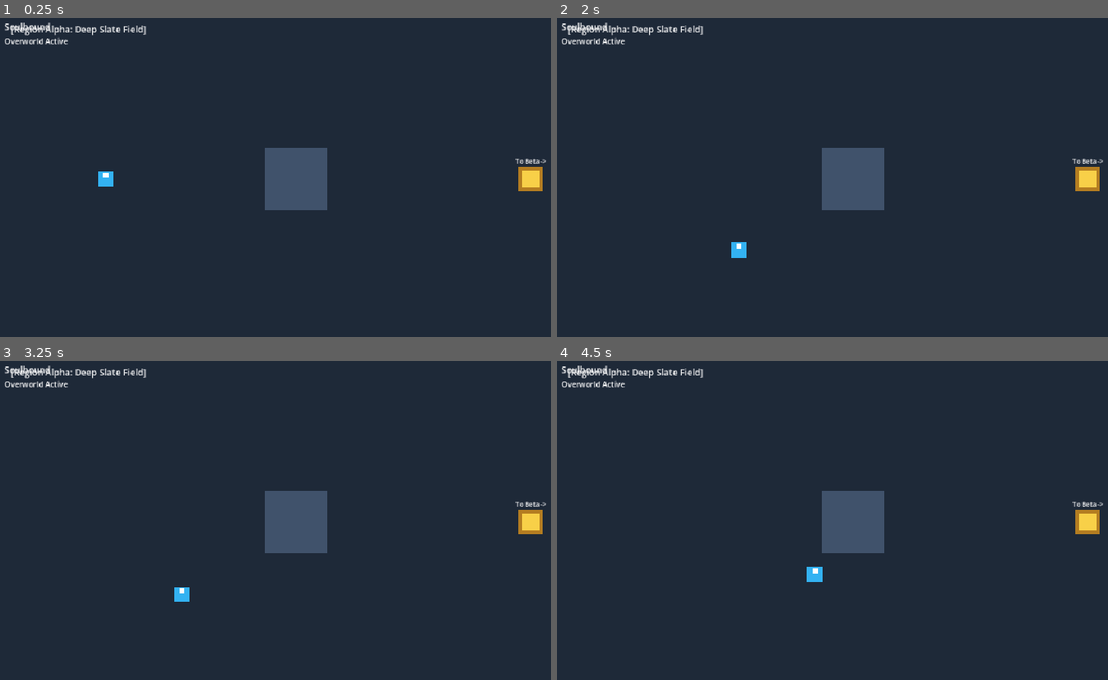
Above: before the commit, frames 1-4 (two rows, left to right).
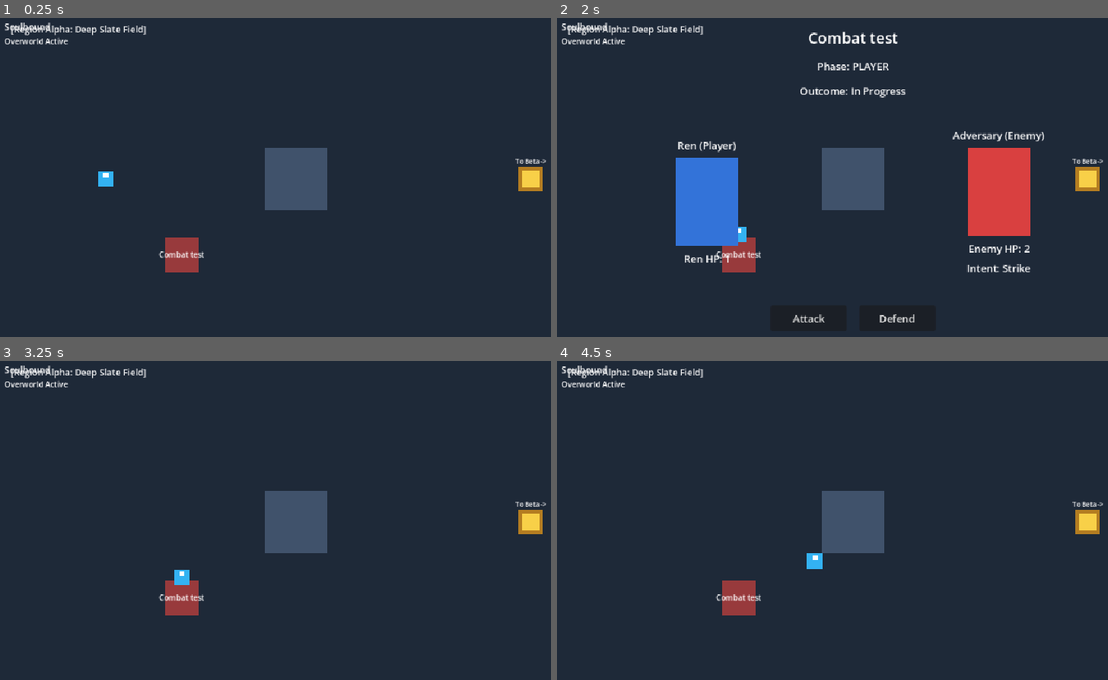
Above: after the commit, the same moments.

Repository: 5gcrg/Soulbound-Overworld
Game: Godot game, scene res://scenes/main/game_root.tscn
The game is run twice, just before and just after one commit, with the same random seed, the same clock (stepped at 60 frames per second) and the same inputs.
Inputs (mouse positions are in pixels of both pictures, inside the frame that each line leads up to):
- Up to frame 1 (0.25 s): no input
- Up to frame 2 (2 s): tap Enter at 0.5 s; hold Right (move_right) 0.53-1.28 s; hold Down (move_down) from 1.28 s (still down)
- Up to frame 3 (3.25 s): release Down (move_down) at 2 s; click (253, 660) at 2 s, where only the run after the commit has a clickable "Attack"; click (297, 660) at 2.75 s, where only the run after the commit has a clickable "Continue"
- Up to frame 4 (4.5 s): tap Space at 3.5 s; hold Right (move_right) 3.53-4.28 s; hold Up (move_up) from 4.28 s (still down)

The runs differ from the first frame. In frame 1, 0.7% of the frame differs, in the area x 28-38%, y 68-80%; in frame 2, 8.7%, in the area x 21-89%, y 4-96%; in frame 3, 0.8%; in frame 4, 0.9%.

Commit message:
Implement SBL-W3-001 simple combat fixture

Diff:
--- /dev/null
+++ b/scenes/combat/battle_fixture.gd
@@ -0,0 +1,103 @@
+class_name BattleFixture
+extends Control
+
+signal continued
+
+enum Phase {
+	PLAYER,
+	ENEMY,
+	VICTORY,
+	DEFEAT,
+}
+
+var phase: Phase = Phase.PLAYER
+var ren_pips: int = 1
+var enemy_pips: int = 2
+var enemy_intent: StringName = &"Strike"
+var last_player_action: StringName = &""
+var _continued_emitted: bool = false
+
+@onready var title_label: Label = $VBoxContainer/TitleLabel
+@onready var status_label: Label = $VBoxContainer/StatusLabel
+@onready var outcome_label: Label = $VBoxContainer/OutcomeLabel
+@onready var ren_pips_label: Label = $VBoxContainer/HBoxContainer/RenPanel/RenPips
+@onready var enemy_pips_label: Label = $VBoxContainer/HBoxContainer/EnemyPanel/EnemyPips
+@onready var enemy_intent_label: Label = $VBoxContainer/HBoxContainer/EnemyPanel/EnemyIntent
+@onready var attack_button: Button = $VBoxContainer/Actions/AttackButton
+@onready var defend_button: Button = $VBoxContainer/Actions/DefendButton
+@onready var continue_button: Button = $VBoxContainer/ContinueButton
+
+func _ready() -> void:
+	attack_button.pressed.connect(func() -> void: request_action(&"attack"))
+	defend_button.pressed.connect(func() -> void: request_action(&"defend"))
+	continue_button.pressed.connect(_on_continue_pressed)
+	_update_ui()
+
+func request_action(action: StringName) -> bool:
+	if phase != Phase.PLAYER:
+		return false
+	if action != &"attack" and action != &"defend":
+		return false
+
+	last_player_action = action
+	phase = Phase.ENEMY
+
+	if action == &"attack":
+		enemy_pips -= 1
+		if enemy_pips <= 0:
+			enemy_pips = 0
+			phase = Phase.VICTORY
+			_update_ui()
+			return true
+
+	_update_ui()
+	_resolve_enemy_turn.call_deferred()
+	return true
+
+func _resolve_enemy_turn() -> void:
+	if phase != Phase.ENEMY:
+		return
+
+	if enemy_intent == &"Strike":
+		if last_player_action != &"defend":
+			ren_pips -= 1
+			if ren_pips <= 0:
+				ren_pips = 0
+				phase = Phase.DEFEAT
+				_update_ui()
+				return
+	# Recover is harmless to the player
+
+	enemy_intent = &"Recover" if enemy_intent == &"Strike" else &"Strike"
+	phase = Phase.PLAYER
+	_update_ui()
+
+func _on_continue_pressed() -> void:
+	if _continued_emitted or (phase != Phase.VICTORY and phase != Phase.DEFEAT):
+		return
+	_continued_emitted = true
+	continued.emit()
+
+func _update_ui() -> void:
+	if not is_node_ready():
+		return
+
+	ren_pips_label.text = "Ren HP: %d" % ren_pips
+	enemy_pips_label.text = "Enemy HP: %d" % enemy_pips
+	enemy_intent_label.text = "Intent: %s" % enemy_intent
+	status_label.text = "Phase: %s" % Phase.keys()[phase]
+
+	var is_player: bool = (phase == Phase.PLAYER)
+	var is_terminal: bool = (phase == Phase.VICTORY or phase == Phase.DEFEAT)
+
+	attack_button.disabled = not is_player
+	defend_button.disabled = not is_player
+	continue_button.visible = is_terminal
+	continue_button.disabled = not is_terminal or _continued_emitted
+
+	if phase == Phase.VICTORY:
+		outcome_label.text = "Outcome: VICTORY"
+	elif phase == Phase.DEFEAT:
+		outcome_label.text = "Outcome: DEFEAT"
+	else:
+		outcome_label.text = "Outcome: In Progress"
--- /dev/null
+++ b/scenes/combat/battle_fixture.tscn
@@ -0,0 +1,118 @@
+[gd_scene load_steps=2 format=3 uid="uid://d3u7vxr4k1q9a"]
+
+[ext_resource type="Script" path="res://scenes/combat/battle_fixture.gd" id="1_battle"]
+
+[node name="BattleFixture" type="Control"]
+layout_mode = 3
+anchors_preset = 15
+anchor_right = 1.0
+anchor_bottom = 1.0
+grow_horizontal = 2
+grow_vertical = 2
+script = ExtResource("1_battle")
+
+[node name="VBoxContainer" type="VBoxContainer" parent="."]
+layout_mode = 1
+anchors_preset = 15
+anchor_right = 1.0
+anchor_bottom = 1.0
+offset_left = 40.0
+offset_top = 30.0
+offset_right = -40.0
+offset_bottom = -30.0
+grow_horizontal = 2
+grow_vertical = 2
+theme_override_constants/separation = 16
+
+[node name="TitleLabel" type="Label" parent="VBoxContainer"]
+layout_mode = 2
+theme_override_font_sizes/font_size = 24
+text = "Combat test"
+horizontal_alignment = 1
+
+[node name="StatusLabel" type="Label" parent="VBoxContainer"]
+layout_mode = 2
+text = "Phase: PLAYER"
+horizontal_alignment = 1
+
+[node name="OutcomeLabel" type="Label" parent="VBoxContainer"]
+layout_mode = 2
+text = "Outcome: In Progress"
+horizontal_alignment = 1
+
+[node name="HBoxContainer" type="HBoxContainer" parent="VBoxContainer"]
+layout_mode = 2
+size_flags_vertical = 3
+theme_override_constants/separation = 40
+alignment = 1
+
+[node name="RenPanel" type="VBoxContainer" parent="VBoxContainer/HBoxContainer"]
+layout_mode = 2
+size_flags_horizontal = 3
+theme_override_constants/separation = 8
+alignment = 1
+
+[node name="RenName" type="Label" parent="VBoxContainer/HBoxContainer/RenPanel"]
+layout_mode = 2
+text = "Ren (Player)"
+horizontal_alignment = 1
+
+[node name="RenSilhouette" type="ColorRect" parent="VBoxContainer/HBoxContainer/RenPanel"]
+custom_minimum_size = Vector2(100, 140)
+layout_mode = 2
+size_flags_horizontal = 4
+color = Color(0.2, 0.45, 0.85, 1)
+
+[node name="RenPips" type="Label" parent="VBoxContainer/HBoxContainer/RenPanel"]
+layout_mode = 2
+text = "Ren HP: 1"
+horizontal_alignment = 1
+
+[node name="EnemyPanel" type="VBoxContainer" parent="VBoxContainer/HBoxContainer"]
+layout_mode = 2
+size_flags_horizontal = 3
+theme_override_constants/separation = 8
+alignment = 1
+
+[node name="EnemyName" type="Label" parent="VBoxContainer/HBoxContainer/EnemyPanel"]
+layout_mode = 2
+text = "Adversary (Enemy)"
+horizontal_alignment = 1
+
+[node name="EnemySilhouette" type="ColorRect" parent="VBoxContainer/HBoxContainer/EnemyPanel"]
+custom_minimum_size = Vector2(100, 140)
+layout_mode = 2
+size_flags_horizontal = 4
+color = Color(0.85, 0.25, 0.25, 1)
+
+[node name="EnemyPips" type="Label" parent="VBoxContainer/HBoxContainer/EnemyPanel"]
+layout_mode = 2
+text = "Enemy HP: 2"
+horizontal_alignment = 1
+
+[node name="EnemyIntent" type="Label" parent="VBoxContainer/HBoxContainer/EnemyPanel"]
+layout_mode = 2
+text = "Intent: Strike"
+horizontal_alignment = 1
+
+[node name="Actions" type="HBoxContainer" parent="VBoxContainer"]
+layout_mode = 2
+theme_override_constants/separation = 20
+alignment = 1
+
+[node name="AttackButton" type="Button" parent="VBoxContainer/Actions"]
+custom_minimum_size = Vector2(120, 40)
+layout_mode = 2
+text = "Attack"
+
+[node name="DefendButton" type="Button" parent="VBoxContainer/Actions"]
+custom_minimum_size = Vector2(120, 40)
+layout_mode = 2
+text = "Defend"
+
+[node name="ContinueButton" type="Button" parent="VBoxContainer"]
+visible = false
+custom_minimum_size = Vector2(160, 40)
+layout_mode = 2
+size_flags_horizontal = 4
+text = "Continue"
--- a/scenes/main/game_root.gd
+++ b/scenes/main/game_root.gd
@@ -3,12 +3,19 @@
 const EXPECTED_BOOTSTRAP_STAGE: String = "Overworld Active"
 const DEFAULT_START_REGION: String = "test_region_alpha"
 const DEFAULT_START_SPAWN: String = "default"
+const BATTLE_FIXTURE_SCENE: PackedScene = preload("res://scenes/combat/battle_fixture.tscn")
+const EXPECTED_ENCOUNTER_ID: StringName = &"combat_alpha_fixture"
+
+var _battle: Control = null
+var _battle_pending: bool = false
+var _previous_input_frozen: bool = false
 
 @onready var world_container: Node2D = $WorldContainer
 @onready var player: PlayerCharacter = $Player
 @onready var world_router: WorldRouter = $WorldRouter
 @onready var status_label: Label = $UIOverlay/VBoxContainer/StatusLabel
 @onready var title_label: Label = $UIOverlay/VBoxContainer/TitleLabel
+@onready var _battle_layer: CanvasLayer = $BattleLayer
 
 func _ready() -> void:
 	if status_label != null:
@@ -22,15 +29,73 @@
 		# Boot into starting test region
 		var booted: bool = world_router.initialize_starting_region(DEFAULT_START_REGION, DEFAULT_START_SPAWN)
 		if booted:
+			_bind_combat_encounter()
 			if status_label != null:
 				status_label.text = EXPECTED_BOOTSTRAP_STAGE
 		else:
 			push_error("Failed to initialize starting region: %s at spawn %s" % [DEFAULT_START_REGION, DEFAULT_START_SPAWN])
 
 func _on_region_transition_completed(region_id: String, spawn_id: String) -> void:
+	_bind_combat_encounter()
 	if status_label != null:
 		status_label.text = "Region: %s (Spawn: %s)" % [region_id, spawn_id]
 
 func _on_region_transition_failed(reason: String, from_id: String, to_id: String) -> void:
 	if status_label != null:
 		status_label.text = "Transition failed (%s): %s -> %s" % [reason, from_id, to_id]
+
+func _bind_combat_encounter() -> void:
+	if world_router == null or world_router.active_region == null or not is_instance_valid(world_router.active_region):
+		return
+	var encounter: Area2D = world_router.active_region.get_node_or_null("CombatEncounter") as Area2D
+	if encounter == null:
+		return
+	var callback: Callable = _on_encounter_body_entered.bind(encounter.get_instance_id())
+	if not encounter.body_entered.is_connected(callback):
+		encounter.body_entered.connect(callback)
+
+func _on_encounter_body_entered(body: Node2D, encounter_id: int) -> void:
+	if body != player or player == null:
+		return
+	if _battle_pending or (_battle != null and is_instance_valid(_battle)):
+		return
+	if world_router == null or world_router.is_transition_in_flight:
+		return
+	_battle_pending = true
+	_open_combat.call_deferred(encounter_id)
+
+func _open_combat(encounter_id: int) -> void:
+	_battle_pending = false
+	var encounter: Area2D = instance_from_id(encounter_id) as Area2D
+	if encounter == null or not is_instance_valid(encounter) or encounter.is_queued_for_deletion():
+		return
+	if world_router == null or world_router.active_region == null or not is_instance_valid(world_router.active_region) or world_router.active_region.is_queued_for_deletion():
+		return
+	if not world_router.active_region.is_ancestor_of(encounter):
+		return
+	if not encounter.has_meta("encounter_id") or StringName(encounter.get_meta("encounter_id")) != EXPECTED_ENCOUNTER_ID:
+		return
+	if world_router.is_transition_in_flight:
+		return
+	if _battle != null and is_instance_valid(_battle):
+		return
+	if player == null or _battle_layer == null:
+		return
+
+	var instance: Control = BATTLE_FIXTURE_SCENE.instantiate() as Control
+	if instance == null:
+		return
+	_battle = instance
+	_previous_input_frozen = player.input_frozen
+	player.freeze_movement()
+	if not _battle.is_connected("continued", _close_combat):
+		_battle.connect("continued", _close_combat, CONNECT_ONE_SHOT)
+	_battle_layer.add_child(_battle)
+
+func _close_combat() -> void:
+	if player != null and is_instance_valid(player):
+		player.input_frozen = _previous_input_frozen
+	if _battle != null and is_instance_valid(_battle):
+		_battle.hide()
+		_battle.queue_free()
+	_battle = null
--- a/scenes/main/game_root.tscn
+++ b/scenes/main/game_root.tscn
@@ -39,3 +39,6 @@
 layout_mode = 2
 theme_override_font_sizes/font_size = 12
 text = ""
+
+[node name="BattleLayer" type="CanvasLayer" parent="."]
+layer = 2
--- a/scenes/world/test_region_alpha.tscn
+++ b/scenes/world/test_region_alpha.tscn
@@ -17,6 +17,9 @@
 
 [sub_resource type="RectangleShape2D" id="RectangleShape2D_obstacle"]
 size = Vector2(100, 100)
+
+[sub_resource type="RectangleShape2D" id="CombatTrigger"]
+size = Vector2(54, 54)
 
 [node name="TestRegionAlpha" type="Node2D"]
 script = ExtResource("1_region")
@@ -95,3 +98,29 @@
 
 [node name="out_of_bounds_spawn" type="Marker2D" parent="Spawns"]
 position = Vector2(1200, 270)
+
+[node name="CombatEncounter" type="Area2D" parent="."]
+position = Vector2(300, 390)
+collision_layer = 0
+collision_mask = 1
+metadata/encounter_id = &"combat_alpha_fixture"
+
+[node name="CollisionShape2D" type="CollisionShape2D" parent="CombatEncounter"]
+shape = SubResource("CombatTrigger")
+
+[node name="ColorRect" type="ColorRect" parent="CombatEncounter"]
+offset_left = -27.0
+offset_top = -27.0
+offset_right = 27.0
+offset_bottom = 27.0
+color = Color(0.68, 0.24, 0.24, 0.85)
+
+[node name="Label" type="Label" parent="CombatEncounter"]
+offset_left = -48.0
+offset_top = -12.0
+offset_right = 48.0
+offset_bottom = 12.0
+theme_override_font_sizes/font_size = 12
+text = "Combat test"
+horizontal_alignment = 1
+vertical_alignment = 1
--- a/scenes/world/world_router.gd
+++ b/scenes/world/world_router.gd
@@ -91,6 +91,9 @@
 	if world_container == null or player == null:
 		return
 
+	if player.input_frozen:
+		return
+
 	# Guard: in-flight transition check immediately before deferring
 	if is_transition_in_flight:
 		return
@@ -114,6 +117,10 @@
 	call_deferred("_execute_transition", portal_emitter.get_instance_id(), active_region.get_instance_id(), target_region_id, target_spawn_id)
 
 func _execute_transition(emitter_id: int, original_active_region_id: int, target_region_id: String, target_spawn_id: String) -> void:
+	if player == null or not is_instance_valid(player) or player.input_frozen:
+		is_transition_in_flight = false
+		return
+
 	# Recheck original active region validity upon dispatch
 	if active_region == null or not is_instance_valid(active_region) or active_region.is_queued_for_deletion():
 		is_transition_in_flight = false
Not shown, added: scenes/combat/battle_fixture.gd.uid
Not shown: 1 places in scenes/world/test_region_alpha.tscn that only renumber resources
